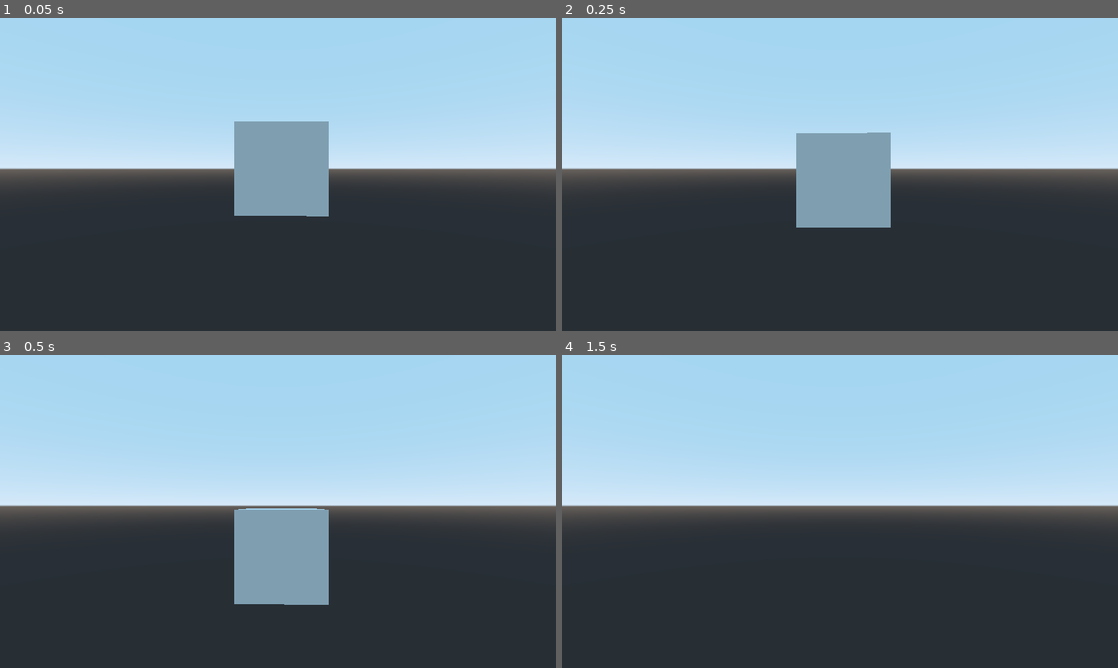
Above: before the commit, frames 1-4 (two rows, left to right).
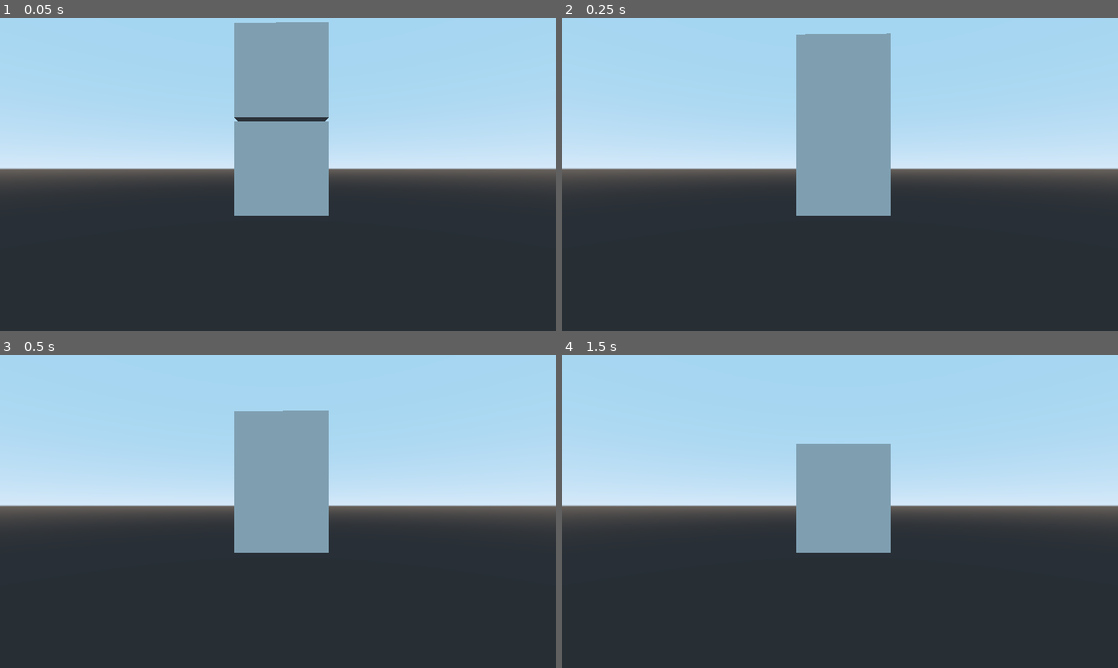
Above: after the commit, the same moments.

Repository: ircommins/mobacrab
Game: Godot game, scene res://First_scene.tscn
Same seed, same stepped clock (60 frames per second), same inputs: the game is played once before the commit and once after it.
Inputs:
- Up to frame 1 (0.05 s): no input
- Up to frame 2 (0.25 s): no input
- Up to frame 3 (0.5 s): no input
- Up to frame 4 (1.5 s): no input

The runs differ from the first frame. In frame 1, 5.4% of the frame differs, in the area x 42-60%, y 1-64%; in frame 2, 6.0%; in frame 3, 8.2%, in the area x 42-60%, y 17-80%; in frame 4, 5.9%.

Commit message:
I added a floor and it hits it I am amazing

Diff:
--- a/mobacrab_game/First_scene.tscn
+++ b/mobacrab_game/First_scene.tscn
@@ -1,12 +1,17 @@
-[gd_scene load_steps=3 format=2]
+[gd_scene load_steps=5 format=2]
 
 [sub_resource type="BoxShape" id=1]
 
 [sub_resource type="CubeMesh" id=2]
 
+[sub_resource type="BoxShape" id=3]
+
+[sub_resource type="CubeMesh" id=4]
+
 [node name="Spatial" type="Spatial"]
 
 [node name="Box" type="RigidBody" parent="."]
+transform = Transform( 1, 0, 0, 0, 1, 0, 0, 0, 1, 0, 2.08989, 0 )
 
 [node name="CollisionShape" type="CollisionShape" parent="Box"]
 shape = SubResource( 1 )
@@ -17,3 +22,13 @@
 
 [node name="Camera" type="Camera" parent="."]
 transform = Transform( -0.0146427, 0, 0.999893, 0, 1, 0, -0.999893, 0, -0.0146427, 5.90009, 0, 0 )
+
+[node name="StaticBody" type="StaticBody" parent="."]
+
+[node name="CollisionShape" type="CollisionShape" parent="StaticBody"]
+transform = Transform( 50, 0, 0, 0, 1, 0, 0, 0, 50, 0, -1.69695, 0 )
+shape = SubResource( 3 )
+
+[node name="MeshInstance" type="MeshInstance" parent="StaticBody"]
+mesh = SubResource( 4 )
+material/0 = null
